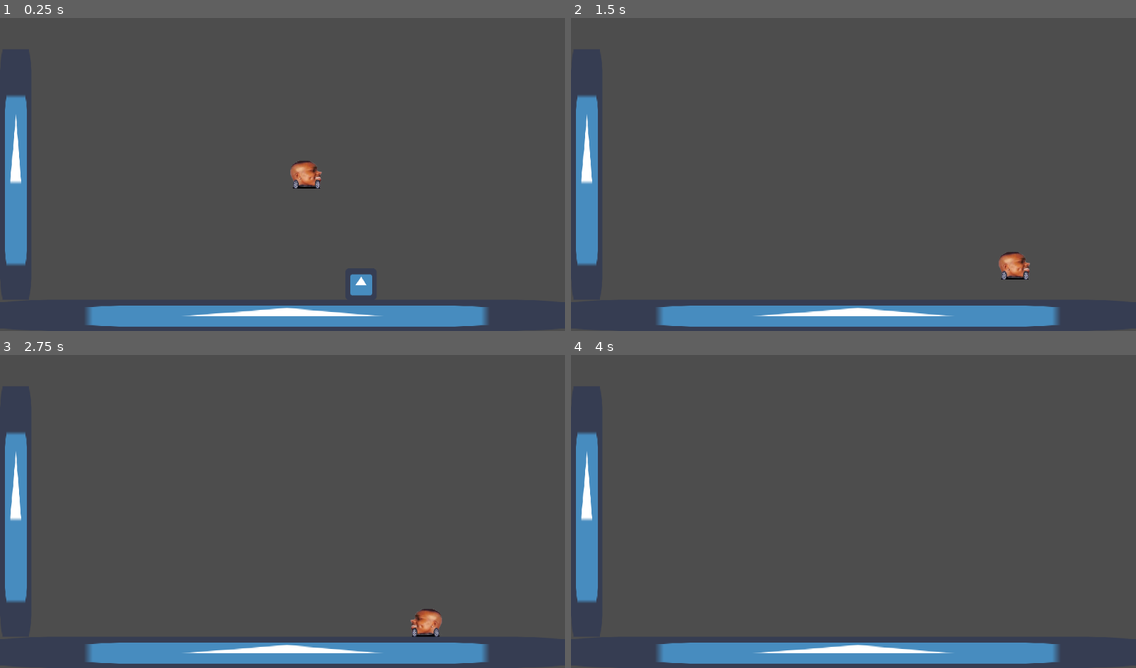
Above: before the commit, frames 1-4 (two rows, left to right).
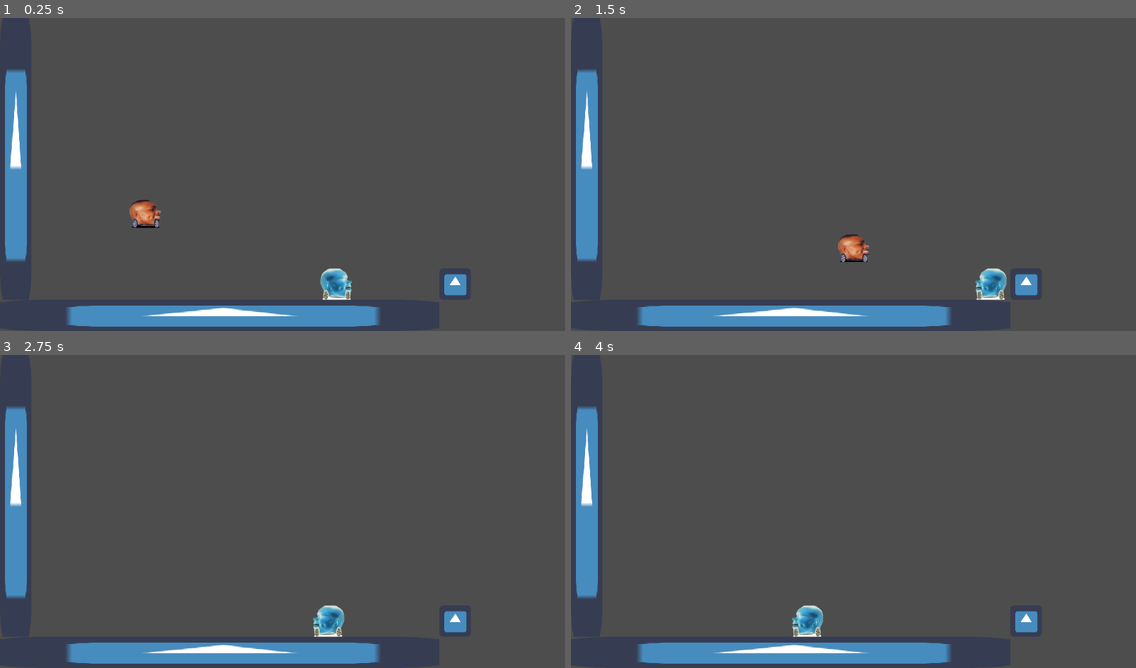
Above: after the commit, the same moments.

Repository: phepro/Project-informatica-1
Game: Godot game, scene res://main.tscn
Same seed, same stepped clock (60 frames per second), same inputs: the game is played once before the commit and once after it. The engine's default icon, where the game draws it, is replaced by a stand-in: a white triangle on a blue panel in a dark square.
Inputs (mouse positions are in pixels of both pictures, inside the frame that each line leads up to):
- Up to frame 1 (0.25 s): no input
- Up to frame 2 (1.5 s): move the mouse to (977, 158) at 0.52 s; press the mouse at (977, 158) at 0.53 s; hold Right (move_right) from 0.53 s (still down); tap Up (move_up) at 0.77 s; move the mouse to (740, 190) at 1.27 s; release the mouse at (740, 190) at 1.28 s; click (740, 190) at 1.35 s
- Up to frame 3 (2.75 s): tap Up (move_up) at 1.52 s; move the mouse to (339, 442) at 2.02 s; release Right (move_right) at 2.03 s; press the mouse at (339, 442) at 2.03 s; hold Left (move_left) from 2.03 s (still down)
- Up to frame 4 (4 s): move the mouse to (825, 574) at 2.77 s; release Left (move_left) at 2.78 s; release the mouse at (825, 574) at 2.78 s; hold Right (move_right) from 2.78 s (still down); click (825, 574) at 2.85 s; tap Up (move_up) at 3.02, 3.77 s; move the mouse to (1023, 558) at 3.52 s; press the mouse at (1023, 558) at 3.53 s

The runs differ from the first frame. In frame 1, 4.7% of the frame differs, in the area x 0-87%, y 16-99%; in frame 2, 4.3%; in frame 3, 4.0%; in frame 4, 3.6%.

Commit message:
Enemy: (Movement and placeholder sprite) and I changed some settings
It just works, don't ask me how though.

Diff:
--- a/Game/Enemies/enemy.gd
+++ b/Game/Enemies/enemy.gd
@@ -1,11 +1,24 @@
-extends RigidBody2D
-var player_position = Vector2(0, 0)
-var speed = 10
+extends CharacterBody2D
+
+const SPEED = 150.0
+signal player_collision
 
 
 func _physics_process(delta: float) -> void:
-	pass
+	# Add the gravity.
+	if not is_on_floor():
+		velocity += get_gravity() * delta
 
+	velocity.x = SPEED * scale.y
 
-func _on_body_entered(body: Node) -> void:
-	queue_free()
+	move_and_slide()
+
+	#checks all collision made after movement
+	for i in get_slide_collision_count():
+		var collision = get_slide_collision(i)
+		var collider = collision.get_collider()
+
+		#Checks for collision with Environment and wall
+		if collider.collision_layer == 2 and is_on_wall():
+			scale.x = -scale.x
+			position.x -= 5 * scale.y
--- a/Game/Enemies/enemy.tscn
+++ b/Game/Enemies/enemy.tscn
@@ -1,22 +1,21 @@
 [gd_scene load_steps=4 format=3 uid="uid://1hb6t4avhmy"]
 
 [ext_resource type="Script" uid="uid://dv6wkggivmsrx" path="res://Enemies/enemy.gd" id="1_7k104"]
-[ext_resource type="Texture2D" uid="uid://cqicihudtgbno" path="res://icon.png" id="2_4gyqm"]
+[ext_resource type="Texture2D" uid="uid://bug33ni563cas" path="res://Enemies/Evil Dababycar.png" id="2_bxkaj"]
 
 [sub_resource type="RectangleShape2D" id="RectangleShape2D_qi2p4"]
 size = Vector2(64, 64)
 
-[node name="enemy" type="RigidBody2D" groups=["mobs"]]
+[node name="enemy" type="CharacterBody2D" groups=["mobs"]]
 collision_layer = 16
-collision_mask = 47
-gravity_scale = 0.0
+collision_mask = 43
+platform_floor_layers = 4294967040
 script = ExtResource("1_7k104")
-metadata/_edit_group_ = true
 
 [node name="Sprite2D" type="Sprite2D" parent="."]
-texture = ExtResource("2_4gyqm")
+position = Vector2(4.76837e-07, -4)
+scale = Vector2(0.5, 0.5625)
+texture = ExtResource("2_bxkaj")
 
 [node name="CollisionShape2D" type="CollisionShape2D" parent="."]
 shape = SubResource("RectangleShape2D_qi2p4")
-
-[connection signal="body_entered" from="." to="." method="_on_body_entered"]
--- a/Game/Player/player.gd
+++ b/Game/Player/player.gd
@@ -2,7 +2,7 @@
 
 @export var fist : PackedScene
 const SPEED = 300.0
-const JUMP_VELOCITY = -400.0
+const JUMP_VELOCITY = -450.0
 var can_punch = true
 
 func _ready() -> void:
@@ -48,7 +48,12 @@
 		velocity.x = move_toward(velocity.x, 0, SPEED)
 
 	move_and_slide()
+
+	#checks all collision made after movement
 	for i in get_slide_collision_count():
 		var collision = get_slide_collision(i)
-		if collision.get_collider().name == "enemy":
+		var collider = collision.get_collider()
+
+		#Checks for collision with Enemies
+		if collider.collision_layer == 16:
 			queue_free()
--- a/Game/Player/player.tscn
+++ b/Game/Player/player.tscn
@@ -16,12 +16,12 @@
 }]
 
 [sub_resource type="RectangleShape2D" id="RectangleShape2D_4ntmi"]
-size = Vector2(64, 64)
+size = Vector2(64, 57)
 
 [node name="Player" type="CharacterBody2D" groups=["player"]]
-collision_mask = 30
-platform_floor_layers = 4294967044
-platform_wall_layers = 2
+collision_mask = 26
+platform_on_leave = 2
+platform_floor_layers = 4294967040
 script = ExtResource("1_onrkg")
 fist = ExtResource("2_i3pqv")
 
@@ -31,6 +31,7 @@
 sprite_frames = SubResource("SpriteFrames_l8h54")
 
 [node name="CollisionShape2D" type="CollisionShape2D" parent="."]
+position = Vector2(0, 3.5)
 shape = SubResource("RectangleShape2D_4ntmi")
 
 [node name="Punch_Spawn" type="Marker2D" parent="."]
--- a/Game/Tiles/ground.tscn
+++ b/Game/Tiles/ground.tscn
@@ -6,7 +6,7 @@
 size = Vector2(64, 64)
 
 [node name="ground" type="StaticBody2D"]
-collision_layer = 4
+collision_layer = 2
 collision_mask = 0
 metadata/_edit_group_ = true
 
--- a/Game/Tiles/wall.tscn
+++ /dev/null
@@ -1,17 +0,0 @@
-[gd_scene load_steps=3 format=3 uid="uid://b6mfv350b0sod"]
-
-[ext_resource type="Texture2D" uid="uid://cqicihudtgbno" path="res://icon.png" id="1_476ft"]
-
-[sub_resource type="RectangleShape2D" id="RectangleShape2D_e0sfq"]
-size = Vector2(64, 64)
-
-[node name="Wall" type="StaticBody2D"]
-collision_layer = 2
-collision_mask = 0
-
-[node name="CollisionShape2D" type="CollisionShape2D" parent="."]
-shape = SubResource("RectangleShape2D_e0sfq")
-one_way_collision_margin = 2.0
-
-[node name="Sprite2D" type="Sprite2D" parent="."]
-texture = ExtResource("1_476ft")
--- a/Game/main.tscn
+++ b/Game/main.tscn
@@ -1,27 +1,27 @@
-[gd_scene load_steps=6 format=3 uid="uid://b1dqlwn2m7l8i"]
+[gd_scene load_steps=5 format=3 uid="uid://b1dqlwn2m7l8i"]
 
 [ext_resource type="Script" uid="uid://d18ptku1aroqm" path="res://main.gd" id="1_h2yge"]
 [ext_resource type="PackedScene" uid="uid://c6up84g47s4ej" path="res://Tiles/ground.tscn" id="1_ig7tw"]
 [ext_resource type="PackedScene" uid="uid://b8inaxtragjkt" path="res://Player/player.tscn" id="2_1bvp3"]
 [ext_resource type="PackedScene" uid="uid://1hb6t4avhmy" path="res://Enemies/enemy.tscn" id="4_1bvp3"]
-[ext_resource type="PackedScene" uid="uid://b6mfv350b0sod" path="res://Tiles/wall.tscn" id="4_lquwl"]
 
 [node name="Main" type="Node"]
 script = ExtResource("1_h2yge")
 
 [node name="Player" parent="." instance=ExtResource("2_1bvp3")]
-position = Vector2(624, 288)
+position = Vector2(296, 368)
 floor_block_on_wall = false
-platform_floor_layers = 4294967040
 
 [node name="ground" parent="." instance=ExtResource("1_ig7tw")]
-position = Vector2(576, 608)
-scale = Vector2(18, 1)
+position = Vector2(448, 608)
+scale = Vector2(14, 1)
 
-[node name="Wall" parent="." instance=ExtResource("4_lquwl")]
-position = Vector2(32, 320)
-scale = Vector2(1, 8)
+[node name="ground2" parent="." instance=ExtResource("1_ig7tw")]
+position = Vector2(928, 544)
+
+[node name="ground3" parent="." instance=ExtResource("1_ig7tw")]
+position = Vector2(32, 288)
+scale = Vector2(1, 9)
 
 [node name="enemy" parent="." instance=ExtResource("4_1bvp3")]
-position = Vector2(736, 544)
-gravity_scale = 1.0
+position = Vector2(648, 544)
--- a/Game/project.godot
+++ b/Game/project.godot
@@ -68,8 +68,7 @@
 [layer_names]
 
 2d_physics/layer_1="Player"
-2d_physics/layer_2="Walls"
-2d_physics/layer_3="Ground"
+2d_physics/layer_2="Environment"
 2d_physics/layer_4="Platforms"
 2d_physics/layer_5="Enemies"
 2d_physics/layer_6="Attacks"
Binary file added: Game/Enemies/Evil Dababycar.png
Not shown, added: Game/Enemies/Evil Dababycar.png.import
